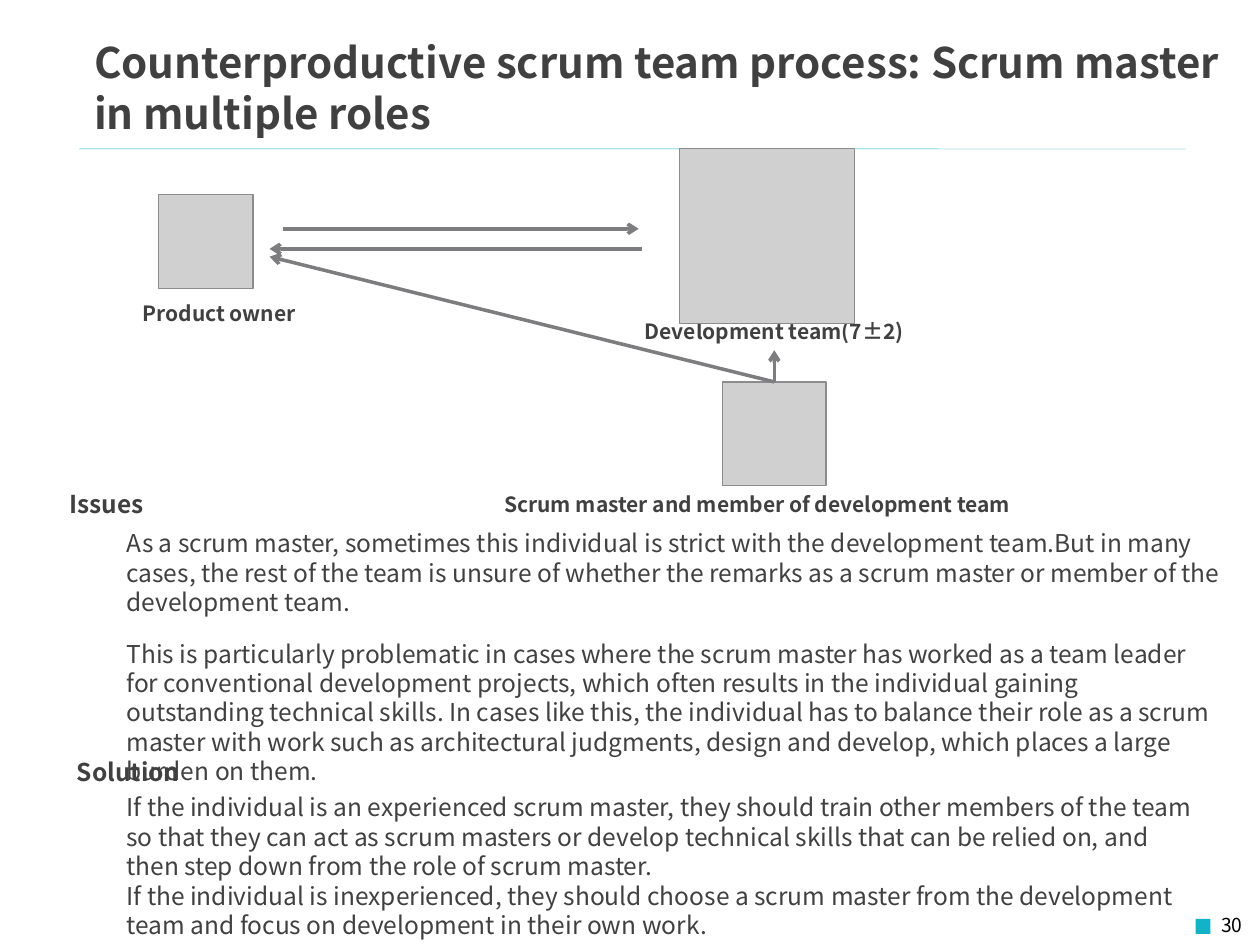
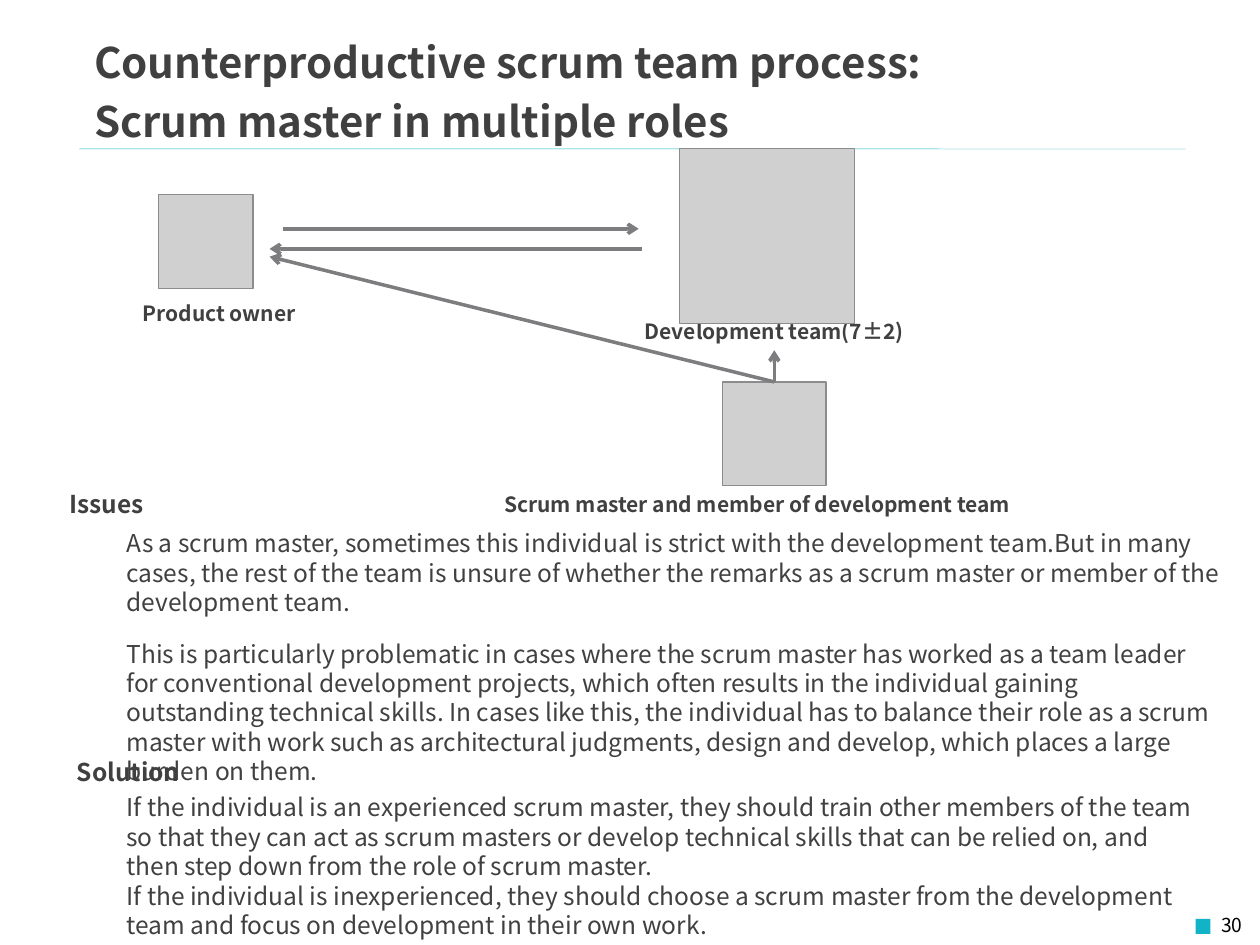
Before and after one commit to Fintan-contents/introduction-to-scrum, a slide deck: slide 30 of en/docs/Introduction_to_Scrum.pptx. Drawn at 1260x945 pixels with LibreOffice and Linux fonts; fonts in the diff are those of the drawing; grey boxes stand for pictures; background and template pictures are left out. Boxes give left, top, right and bottom in pixels: in the first picture for what was removed or moved away, otherwise in the second. Text is boxed around its words. In the diff, an @@ line names an element or a change of style, - is before the commit and + after.

```diff
--- a/en/docs/Introduction_to_Scrum.pptx
+++ b/en/docs/Introduction_to_Scrum.pptx
@@ text at (94,44,922,146): text changed @@
-Counterproductive scrum team process: Scrum master in multiple roles
+Counterproductive scrum team process:
+Scrum master in multiple roles
```
Also in this commit, not shown: 6 other slides changed, 1 other file.
